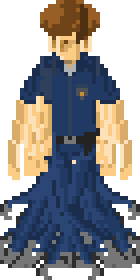
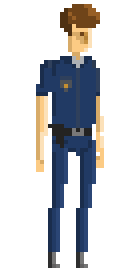
Comparing the layer stacks of the two 140 × 280 images. Changes:
hid group "left" (8 layers) over [0, 0, 140, 280]
hid group "right" (8 layers) over [0, 0, 140, 280]
hid group "idleleft" (2 layers) over [32, 4, 108, 268]
hid "1" (4th of 4, in "idleright") over [32, 8, 108, 268]
